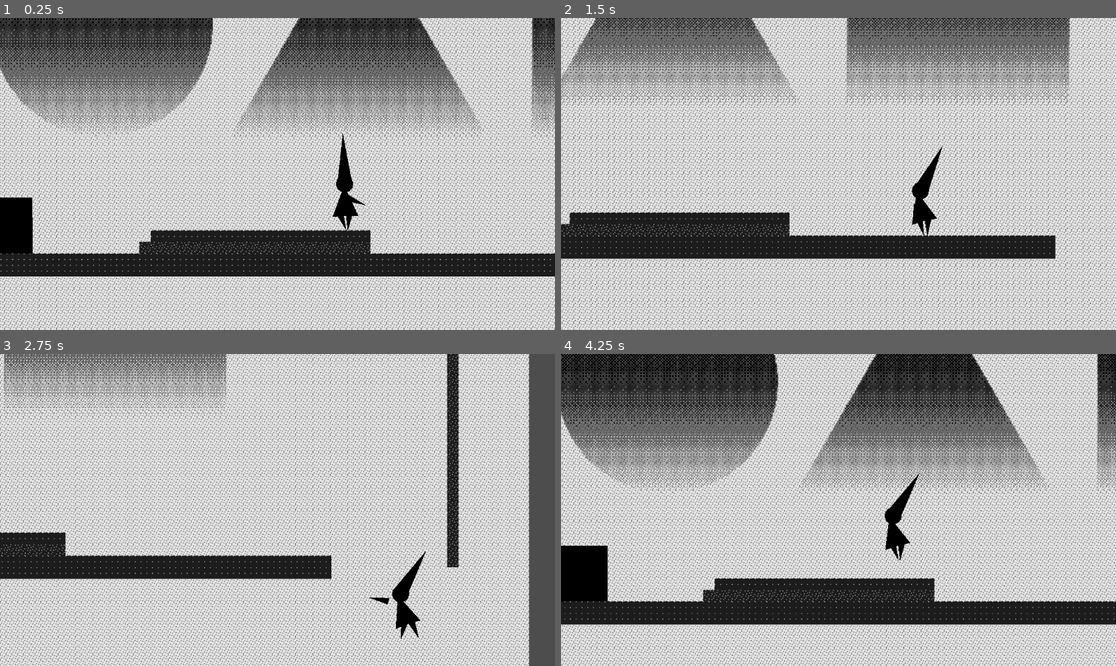
Above: before the commit, frames 1-4 (two rows, left to right).
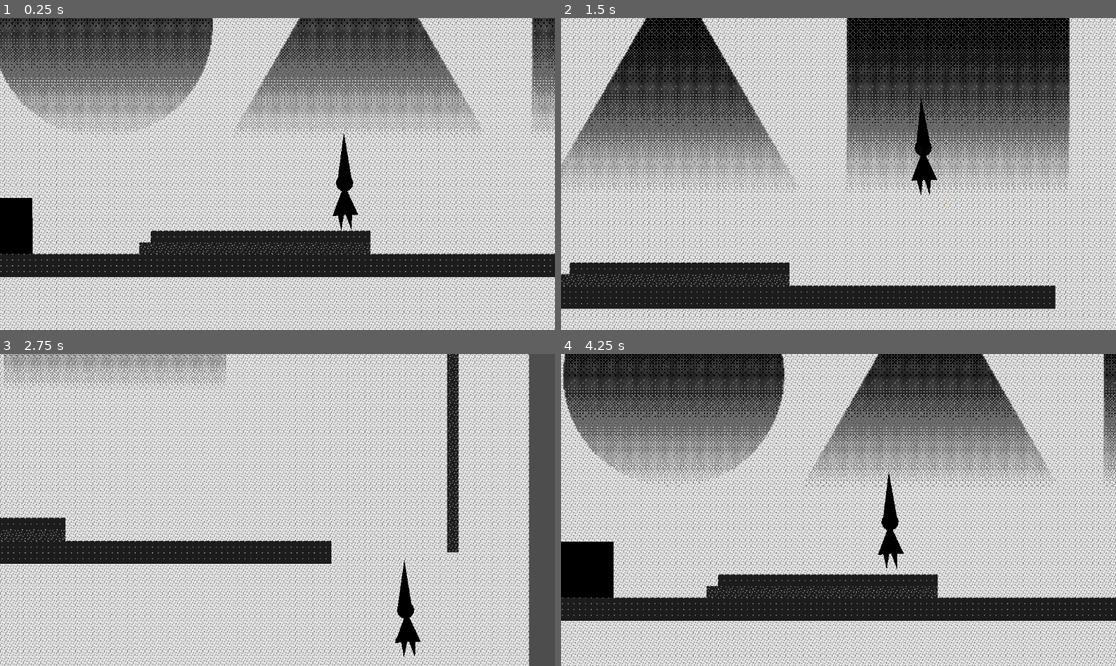
Above: after the commit, the same moments.

Repository: sciamop/circle-triangle-square
Game: Godot game, scene res://Scenes/game.tscn
The game is run twice, just before and just after one commit, with the same random seed, the same clock (stepped at 60 frames per second) and the same inputs.
Inputs:
- Up to frame 1 (0.25 s): no input
- Up to frame 2 (1.5 s): hold Right (move_right) 0.53-1.28 s; tap Space (jump) at 0.6, 0.77, 1.07 s; hold Left (move_left) from 1.28 s (still down); tap B (attack_ranged) at 1.35 s
- Up to frame 3 (2.75 s): tap Space (jump) at 1.52, 1.55, 1.82, 2.3 s; release Left (move_left) at 2.03 s; hold Right (move_right) from 2.03 s (still down); tap Shift (dash) at 2.1 s
- Up to frame 4 (4.25 s): tap Ctrl (slash) at 2.85 s; tap Space (jump) at 3.02, 3.05, 3.32, 3.6, 3.77, 4.07 s; release Right (move_right) at 3.53 s; hold Left (move_left) from 3.53 s (still down)

The runs differ from the first frame. In frame 1, 32% of the frame differs, in the area x 0-100%, y 0-100%; in frame 2, 72%; in frame 3, 46%; in frame 4, 49%.

Commit message:
add player explosion on death

Diff:
--- a/Scenes/brokenPlayer.tscn
+++ b/Scenes/brokenPlayer.tscn
@@ -9,14 +9,14 @@
 height = 12.0
 
 [node name="BrokenPlayer" type="CharacterBody2D"]
-collision_layer = 3
-collision_mask = 3
+collision_mask = 0
 script = ExtResource("1_q66v6")
 
 [node name="hatRB" type="RigidBody2D" parent="."]
 position = Vector2(6, 30)
 rotation = -1.41457
 scale = Vector2(0.999998, 0.999998)
+collision_mask = 0
 can_sleep = false
 
 [node name="hatRBCollider" type="CollisionPolygon2D" parent="hatRB"]
@@ -33,6 +33,7 @@
 vertex_colors = PackedColorArray(0, 0, 0, 1)
 
 [node name="HeadRB" type="RigidBody2D" parent="."]
+collision_mask = 0
 
 [node name="HeadPolygon" type="Polygon2D" parent="HeadRB"]
 position = Vector2(4.00005, 36)
@@ -49,6 +50,7 @@
 polygon = PackedVector2Array(12, 0, 10.3923, 6, 6, 10.3923, 7.34788e-16, 12, -6, 10.3923, -10.3923, 6, -12, 1.46958e-15, -10.3923, -6, -6, -10.3923, -2.20436e-15, -12, 6, -10.3923, 10.3923, -6)
 
 [node name="BodyRB" type="RigidBody2D" parent="."]
+collision_mask = 0
 
 [node name="BodyPolygon" type="Polygon2D" parent="BodyRB"]
 z_index = 1
@@ -67,6 +69,7 @@
 polygon = PackedVector2Array(43.235, -4.365, 0.235, -22.365, 1.235, -4.365, 0.235, 13.635)
 
 [node name="Leg02RB" type="RigidBody2D" parent="."]
+collision_mask = 2
 
 [node name="Leg02Polygon" type="Polygon2D" parent="Leg02RB"]
 z_index = 1
@@ -86,6 +89,7 @@
 
 [node name="Leg01RB" type="RigidBody2D" parent="."]
 collision_layer = 4
+collision_mask = 2
 
 [node name="Leg01Polygon" type="Polygon2D" parent="Leg01RB"]
 z_index = 1
--- a/Scenes/player.tscn
+++ b/Scenes/player.tscn
@@ -284,98 +284,50 @@
 "values": [-0.118089, -1.48414]
 }
 
-[sub_resource type="Animation" id="Animation_3smsa"]
-resource_name = "fall"
-length = 0.25
+[sub_resource type="Animation" id="Animation_1sckd"]
+resource_name = "idle"
+length = 3.0
 loop_mode = 1
-step = 0.125
+step = 0.25
 tracks/0/type = "value"
 tracks/0/imported = false
 tracks/0/enabled = true
-tracks/0/path = NodePath("IKTargetHat:position")
+tracks/0/path = NodePath("IKTargetBody:position")
 tracks/0/interp = 1
-tracks/0/loop_wrap = false
+tracks/0/loop_wrap = true
 tracks/0/keys = {
-"times": PackedFloat32Array(0, 0.125, 0.25),
-"transitions": PackedFloat32Array(1, 1, 1),
-"update": 0,
-"values": [Vector2(34, -36), Vector2(95, -131), Vector2(34, -36)]
+"times": PackedFloat32Array(0),
+"transitions": PackedFloat32Array(1),
+"update": 0,
+"values": [Vector2(-25, -602)]
 }
 tracks/1/type = "value"
 tracks/1/imported = false
 tracks/1/enabled = true
-tracks/1/path = NodePath("IKTargetBody:position")
+tracks/1/path = NodePath("IKTargetHat:position")
 tracks/1/interp = 1
-tracks/1/loop_wrap = false
+tracks/1/loop_wrap = true
 tracks/1/keys = {
-"times": PackedFloat32Array(0, 0.125, 0.25),
-"transitions": PackedFloat32Array(1, 1, 1),
-"update": 0,
-"values": [Vector2(-79, -583), Vector2(-240, -581), Vector2(-79, -583)]
+"times": PackedFloat32Array(0, 1, 2),
+"transitions": PackedFloat32Array(1, 1, 1),
+"update": 0,
+"values": [Vector2(1, -54), Vector2(-7, -51), Vector2(8, -49)]
 }
 tracks/2/type = "value"
 tracks/2/imported = false
 tracks/2/enabled = true
-tracks/2/path = NodePath("IKTargetLeg01:position")
+tracks/2/path = NodePath("Skeleton2D/HipBone/BodyBone/HeadBone/upperArmBone/lowerArmBone:position")
 tracks/2/interp = 1
-tracks/2/loop_wrap = false
+tracks/2/loop_wrap = true
 tracks/2/keys = {
-"times": PackedFloat32Array(0, 0.125, 0.25),
-"transitions": PackedFloat32Array(1, 1, 1),
-"update": 0,
-"values": [Vector2(2, 186), Vector2(55, 179), Vector2(2, 186)]
-}
-tracks/3/type = "value"
-tracks/3/imported = false
-tracks/3/enabled = true
-tracks/3/path = NodePath("IKTargetLeg02:position")
-tracks/3/interp = 1
-tracks/3/loop_wrap = false
-tracks/3/keys = {
-"times": PackedFloat32Array(0, 0.125, 0.25),
-"transitions": PackedFloat32Array(1, 1, 1),
-"update": 0,
-"values": [Vector2(13, 148), Vector2(-13, 150), Vector2(13, 148)]
-}
-tracks/4/type = "value"
-tracks/4/imported = false
-tracks/4/enabled = true
-tracks/4/path = NodePath("CollisionShape2D:position")
-tracks/4/interp = 1
-tracks/4/loop_wrap = true
-tracks/4/keys = {
-"times": PackedFloat32Array(0, 0.125, 0.25),
-"transitions": PackedFloat32Array(1, 1, 1),
-"update": 0,
-"values": [Vector2(0, 68), Vector2(2, 65), Vector2(0, 68)]
-}
-tracks/5/type = "value"
-tracks/5/imported = false
-tracks/5/enabled = true
-tracks/5/path = NodePath("Skeleton2D/HipBone/BodyBone/HeadBone/upperArmBone/lowerArmBone:position")
-tracks/5/interp = 1
-tracks/5/loop_wrap = true
-tracks/5/keys = {
-"times": PackedFloat32Array(0),
-"transitions": PackedFloat32Array(1),
-"update": 0,
-"values": [Vector2(0.406143, 4.48197)]
-}
-tracks/6/type = "value"
-tracks/6/imported = false
-tracks/6/enabled = true
-tracks/6/path = NodePath("Skeleton2D/HipBone/BodyBone/HeadBone/upperArmBone/lowerArmBone:rotation")
-tracks/6/interp = 1
-tracks/6/loop_wrap = true
-tracks/6/keys = {
-"times": PackedFloat32Array(0, 0.125),
-"transitions": PackedFloat32Array(1, 1),
-"update": 0,
-"values": [-0.118089, -1.48414]
-}
-
-[sub_resource type="Animation" id="Animation_1sckd"]
-resource_name = "idle"
+"times": PackedFloat32Array(0),
+"transitions": PackedFloat32Array(1),
+"update": 0,
+"values": [Vector2(5.1009, -1.5595)]
+}
+
+[sub_resource type="Animation" id="Animation_6t5aa"]
+resource_name = "jump"
 length = 3.0
 loop_mode = 1
 step = 0.25
@@ -792,8 +744,8 @@
 "values": [-0.118089, -1.48414]
 }
 
-[sub_resource type="Animation" id="Animation_6t5aa"]
-resource_name = "jump"
+[sub_resource type="Animation" id="Animation_vgqql"]
+resource_name = "fall"
 length = 3.0
 loop_mode = 1
 step = 0.25
@@ -838,7 +790,7 @@
 _data = {
 &"RESET": SubResource("Animation_te0kc"),
 &"dash": SubResource("Animation_fkybt"),
-&"fall": SubResource("Animation_3smsa"),
+&"fall": SubResource("Animation_vgqql"),
 &"idle": SubResource("Animation_1sckd"),
 &"jump": SubResource("Animation_6t5aa"),
 &"melee_attack": SubResource("Animation_vwe64"),
--- a/Scripts/broken_player.gd
+++ b/Scripts/broken_player.gd
@@ -9,5 +9,5 @@
   # Remove the whole broken character node
 	for part in get_children():
 		if part is RigidBody2D:
-			var random_force = Vector2(randf_range(-30, 30), randf_range(-30, -30))
-			part.apply_impulse(Vector2.ZERO, random_force)
+			var random_force = Vector2(randf_range(30, 255) * player.direction, randf_range(-130, -330))
+			part.apply_central_impulse(random_force)
--- a/Scripts/player_controller.gd
+++ b/Scripts/player_controller.gd
@@ -53,6 +53,7 @@
 var knockback_direction: Vector2 = Vector2.ZERO
 var is_being_knocked_back: bool = false
 var knockback_timer: float = 0.0
+var pieces_scene: Node
 
 # Juice parameters
 @export_group("Visual Juice")
@@ -65,6 +66,7 @@
 @export var trail_length: int = 10
 @export var trail_lifetime: float = 0.3
 
+
 # State variables
 var is_jumping: bool = false
 var is_wall_sliding: bool = false
@@ -72,6 +74,7 @@
 var direction: int = 0
 var facing_direction: int = 1
 var current_wall_direction: int = 0
+var has_exploded:bool 			= false
 
 # Combat state
 var attacking: bool = false
@@ -147,6 +150,9 @@
 			trail_points.append(position)
 			trail.add_point(Vector2.ZERO)
 
+	#initialize
+	pieces_scene = preload("res://Scenes/brokenPlayer.tscn").instantiate()
+
 	# Create a vacuum detection area
 	var vacuum_area = Area2D.new()
 	vacuum_area.name = "VacuumArea"
@@ -681,6 +687,18 @@
 
 	# Optional: add a timer to handle respawn or game over
 	var timer = get_tree().create_timer(2.0)
+
+	if has_exploded:
+		return  # Stop if already exploded
+
+
+	pieces_scene.global_position = global_position
+	get_parent().add_child(pieces_scene)
+
+	has_exploded = true  # Mark explosion as happened  # Add pieces to the scene
+
+	queue_free()  # Remove the character
+
 	timer.timeout.connect(_on_death_timer_timeout)
 
 # Called when death timer expires
@@ -714,6 +732,7 @@
 	# You might want to set the player's position to a spawn point here
 	# position = spawn_point_position
 
+
 func print_debug_info() -> void:
 	print("Velocity: ", velocity)
 	print("On Floor: ", is_on_floor())
--- a/project.godot
+++ b/project.godot
@@ -14,6 +14,8 @@
 run/main_scene="res://Scenes/game.tscn"
 config/features=PackedStringArray("4.4", "Forward Plus")
 boot_splash/bg_color=Color(0.481789, 0.48179, 0.481789, 1)
+boot_splash/fullsize=false
+boot_splash/use_filter=false
 boot_splash/image="uid://dokj2kx84i3mx"
 config/icon="res://icon.svg"
 
Not shown, changed: export_presets.cfg
